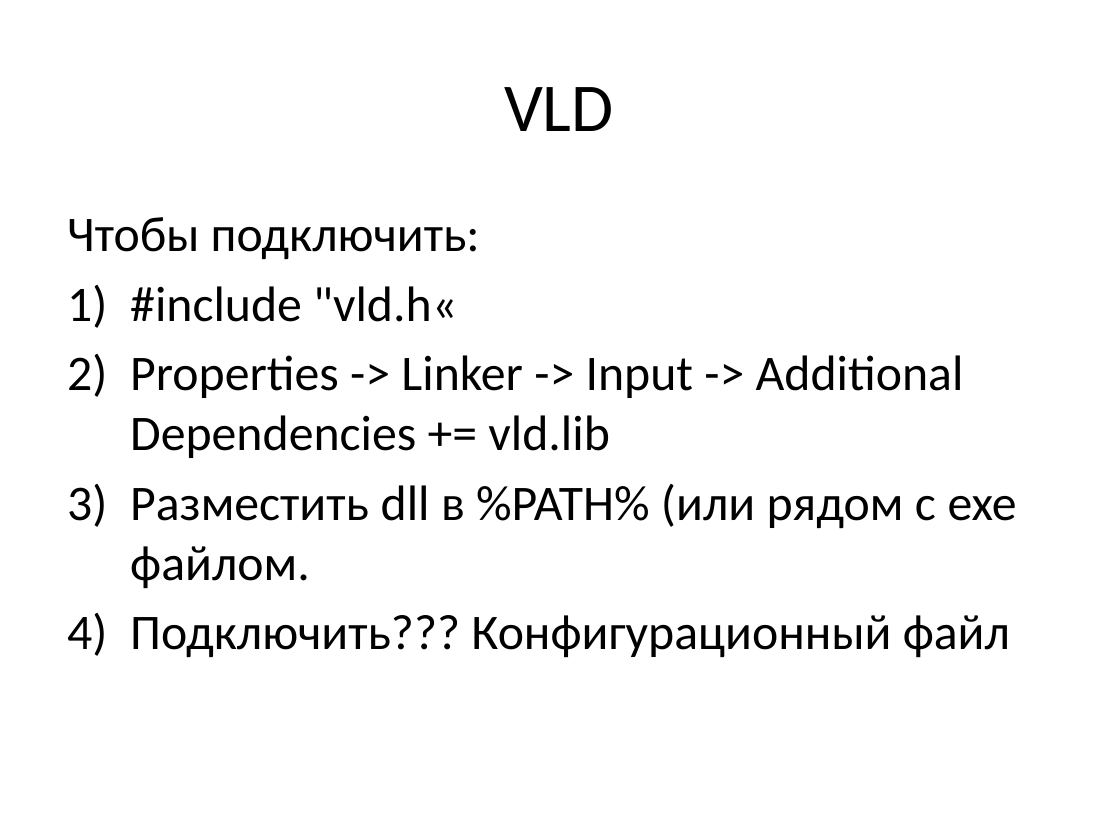
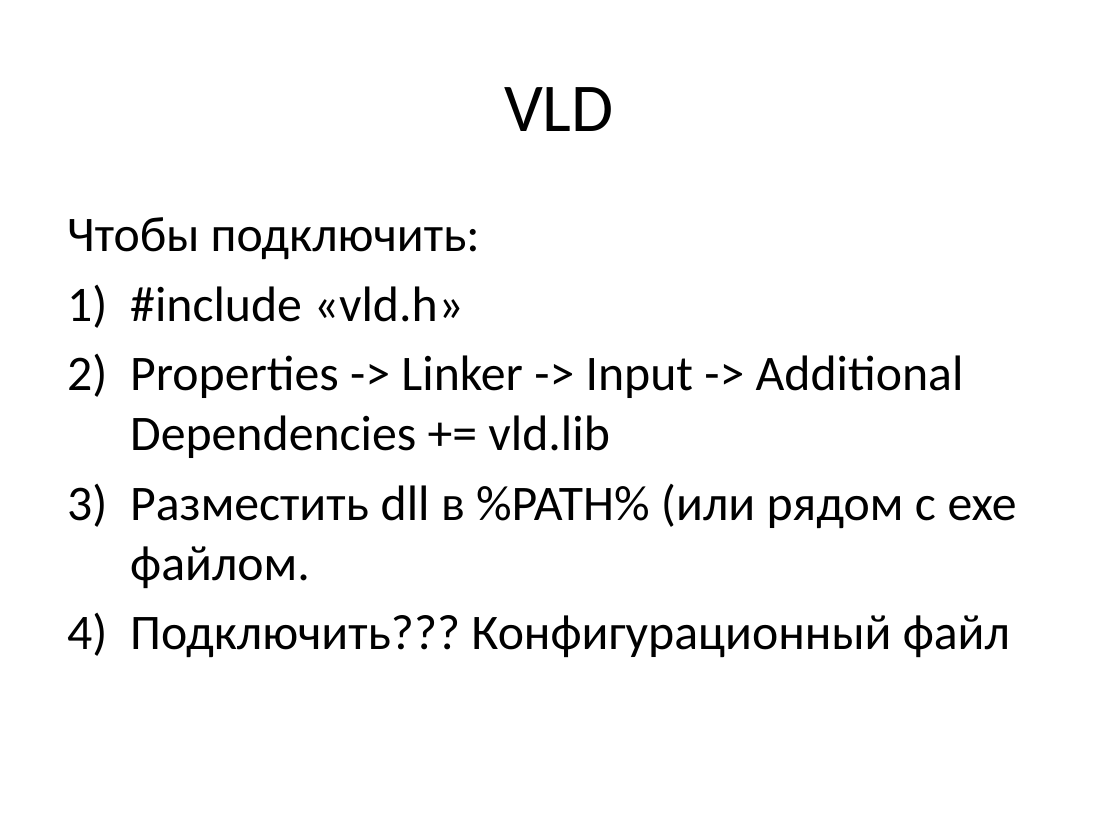
Before and after one commit to russov/cpp_craft_1013, a slide deck: slide 5 of lections/cpp_craft_lec_7_pre.pptx. Drawn at 1120x840 pixels with LibreOffice and Linux fonts; fonts in the diff are those of the drawing. Boxes give left, top, right and bottom in pixels: in the first picture for what was removed or moved away, otherwise in the second. Text is boxed around its words. In the diff, an @@ line names an element or a change of style, - is before the commit and + after.

```diff
--- a/lections/cpp_craft_lec_7_pre.pptx
+++ b/lections/cpp_craft_lec_7_pre.pptx
@@ text at <box>130,286,464,322</box>: text changed @@
-1) #include "vld.h«
+1) #include «vld.h»
```
Also in this commit, not shown: 1 other slide changed.
